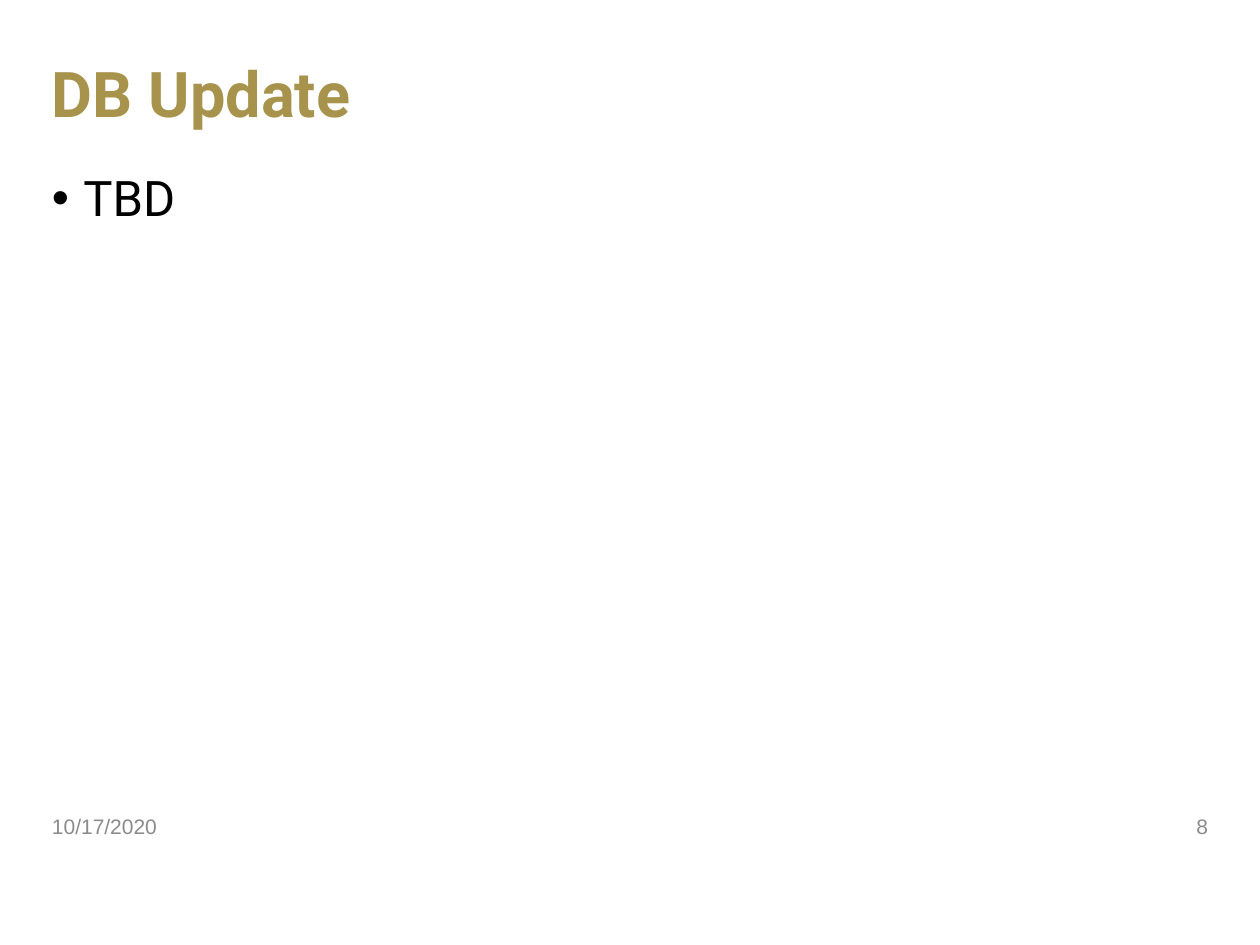
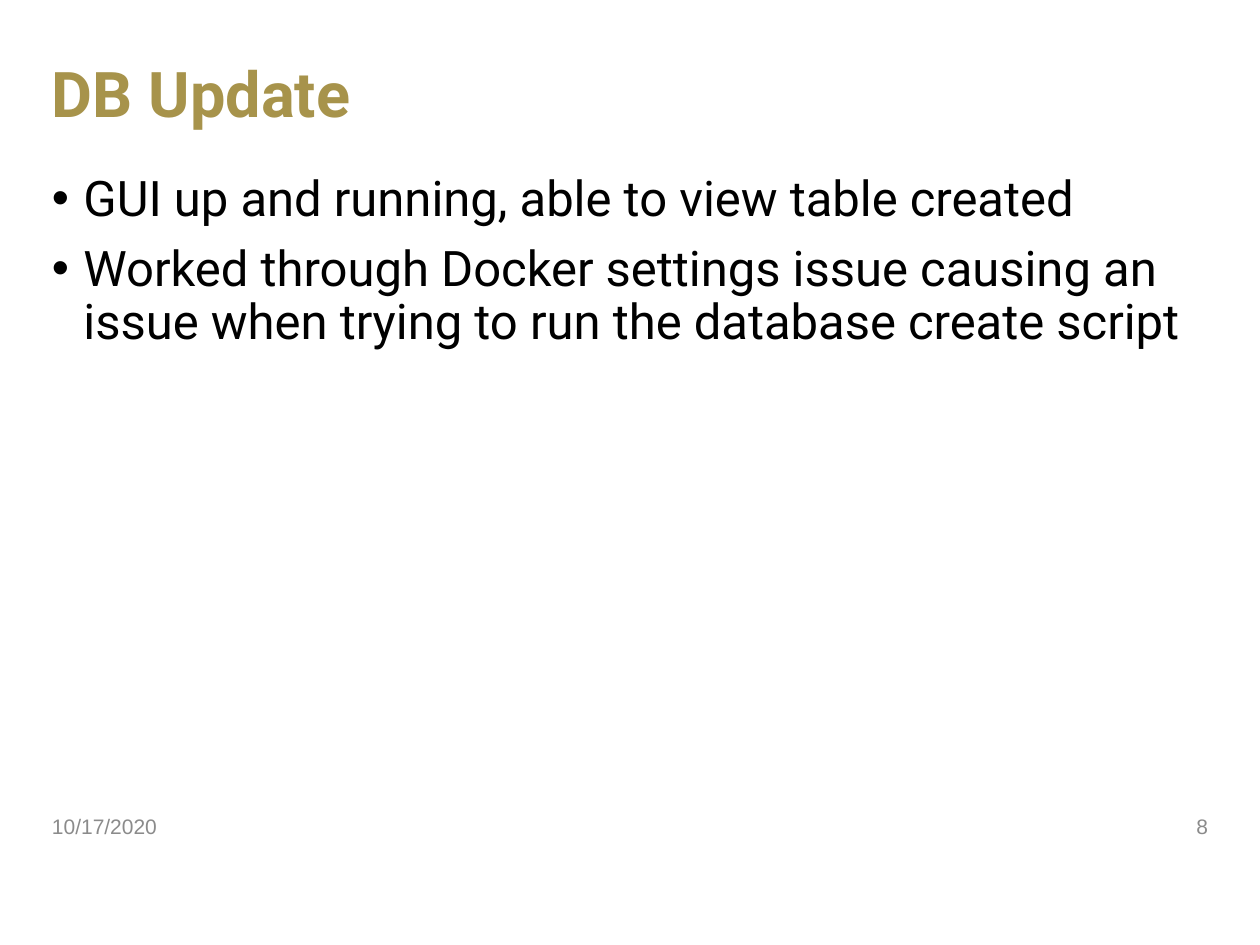
Before and after one commit to jdavis470/National-Firefighter-Registry, a slide deck: slide 8 of collateral/Team 55 Sprint 4.pptx. Drawn at 1260x945 pixels with LibreOffice and Linux fonts; fonts in the diff are those of the drawing; background and template pictures are left out. Boxes give left, top, right and bottom in pixels: in the first picture for what was removed or moved away, otherwise in the second. Text is boxed around its words. In the diff, an @@ line names an element or a change of style, - is before the commit and + after.

```diff
--- a/collateral/Team 55 Sprint 4.pptx
+++ b/collateral/Team 55 Sprint 4.pptx
@@ text at [83,179,1179,350]: text changed @@
-• TBD
+• GUI up and running, able to view table created
+• Worked through Docker settings issue causing an issue when trying to run the database create script
```
Also in this commit, not shown: 7 other slides changed, 1 slide added, 1 other file.
